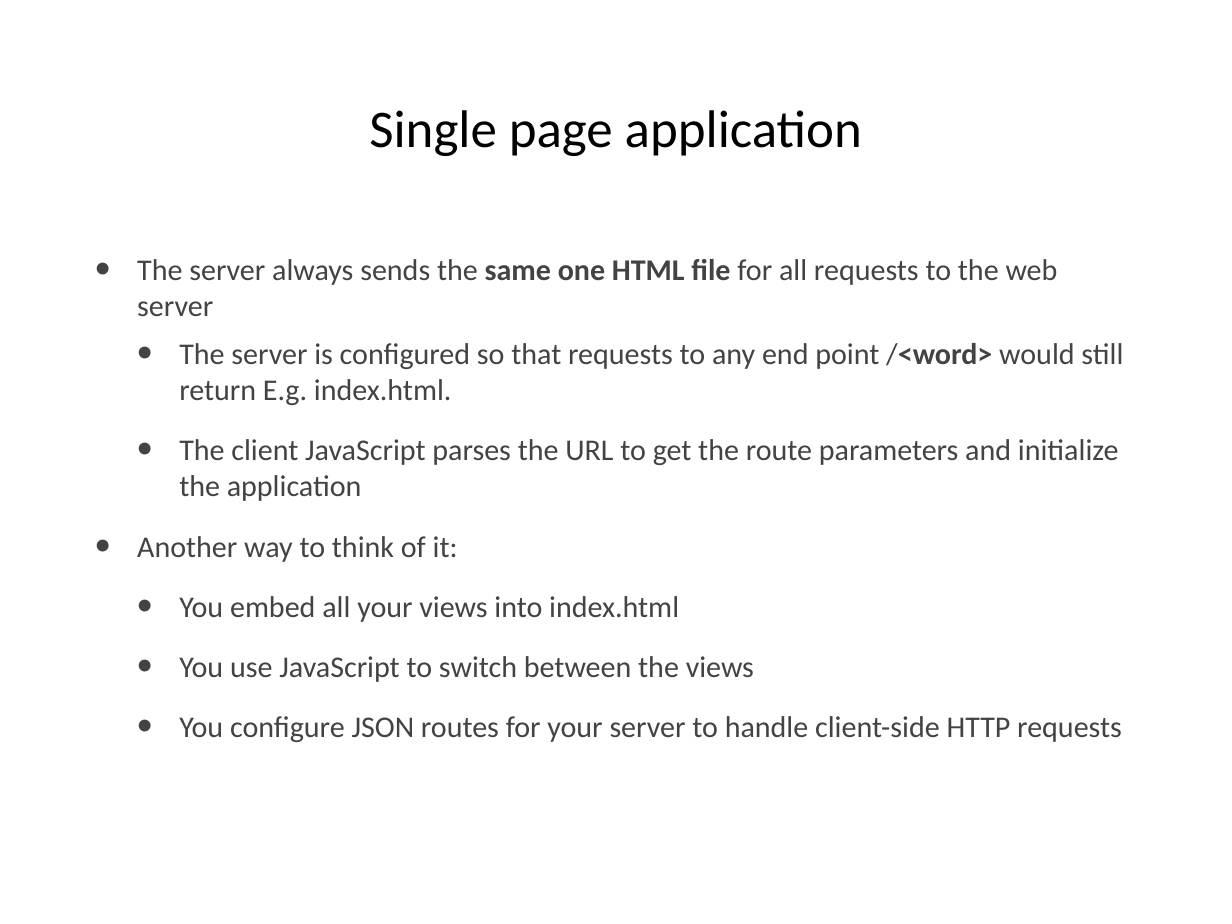
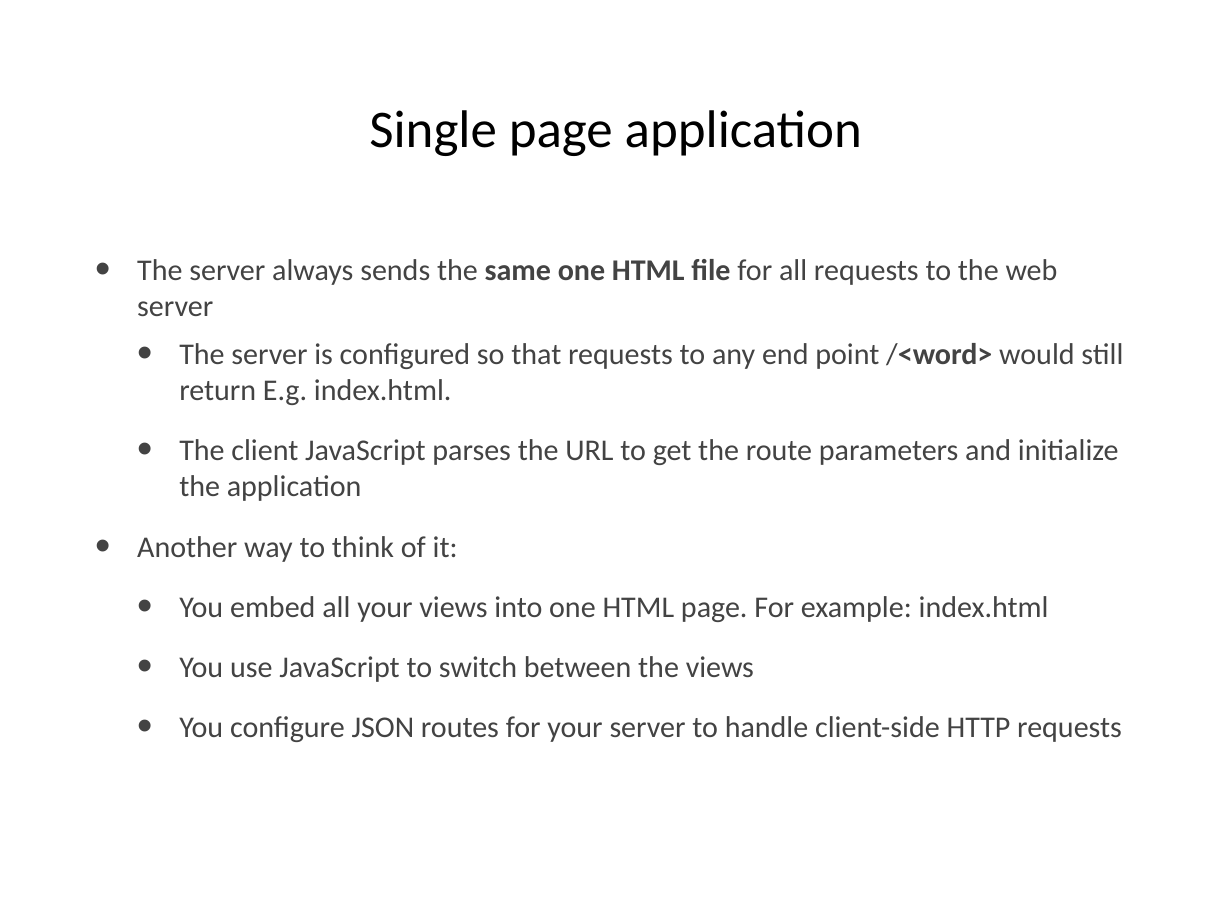
Before and after one commit to hogeschool/Development--Web, a slide deck: slide 4 of Lesson5/Lesson5.pptx. Drawn at 1232x924 pixels with LibreOffice and Linux fonts; fonts in the diff are those of the drawing. Boxes give left, top, right and bottom in pixels: in the first picture for what was removed or moved away, otherwise in the second. Text is boxed around its words. In the diff, an @@ line names an element or a change of style, - is before the commit and + after.

```diff
--- a/Lesson5/Lesson5.pptx
+++ b/Lesson5/Lesson5.pptx
@@ text at (x1=179, y1=596, x2=1049, y2=622): text changed @@
-  • You embed all your views into index.html
+  • You embed all your views into one HTML page. For example: index.html
```
Also in this commit, not shown: 5 other slides changed, 1 other file.
